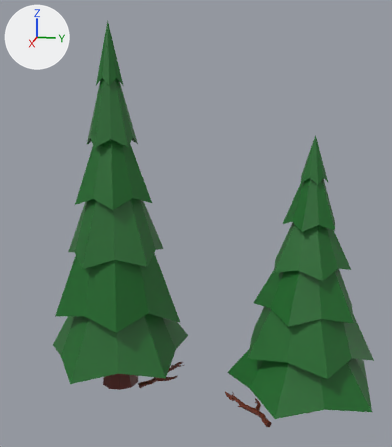
Before and after pictures for a commit that changed the Blender file Blenderfiles/Tanne.blend.
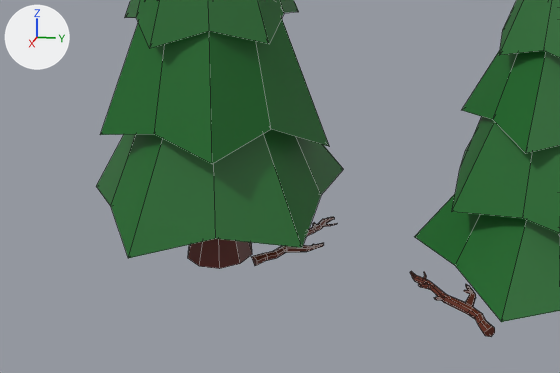
Each version appears first whole from a 50 mm camera at (4.45, 1.54, 2.71) aimed at (0.02, 0.65, 1.61), and next in a close-up on the part from 0% to 78% of the width and 54% to 100% of the height. Lighting does not change. The marker at upper left points along +X, +Y and +Z. The close-ups show mesh edges as thin lines.

Names of what the first close-up shows: 'Tree_02'.
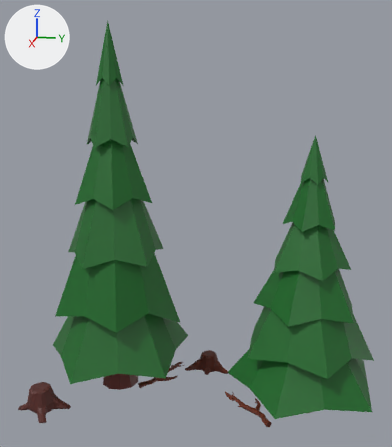
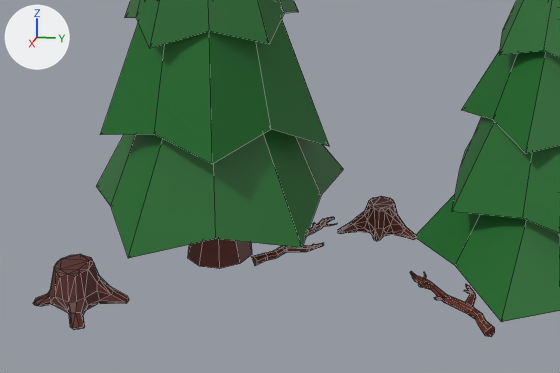
Pixel boxes [x1, y1, x2, y2] of what changed, in the close-ups (560 x 373 px):
'Tree_02', reshaped: before [96, 0, 560, 337]; after [33, 0, 560, 337]
part 1 of me_cylinder_002, added (brown): after [33, 254, 129, 330]
part 2 of me_cylinder_002, added (brown): after [338, 196, 416, 241]

The change in detail:
Material 'Material.001' (mat_material_001) is new.
Its base color is (0.0985, 0.0158, 0.00545) (brown #582211).
Its specular ior level is 0.354.
Material 'Material.002' (mat_material_002) is new.
Its base color is (0.102, 0.0278, 0.0229) (brown #5a2e2a).
Its specular ior level is 0.327.
me_cylinder_002 is used by ob_tree_02; location (0.0, 0.0, 0.0).
me_cylinder_002 had 670 vertices, 628 faces and spanned x -0.69..0.6, y -0.78..2.21, z -0.03..3.27.
me_cylinder_002 now has 880 vertices, 977 faces and spans x -0.69..0.73, y -0.84..2.21, z -0.03..3.27.
me_cylinder_002 part 1: a new loose piece of 109 vertices spanning x 0.24..0.73, y -0.84..-0.39, z -0.03..0.19, in mat_material_002 (brown #5a2e2a).
me_cylinder_002 part 2: a new loose piece of 101 vertices spanning x -0.67..-0.33, y 0.46..0.89, z -0.02..0.16, in mat_material_001 (brown #582211).
me_cylinder_002 now uses material mat_material_002 (brown #5a2e2a).
me_cylinder_002 now uses material mat_material_001 (brown #582211).
